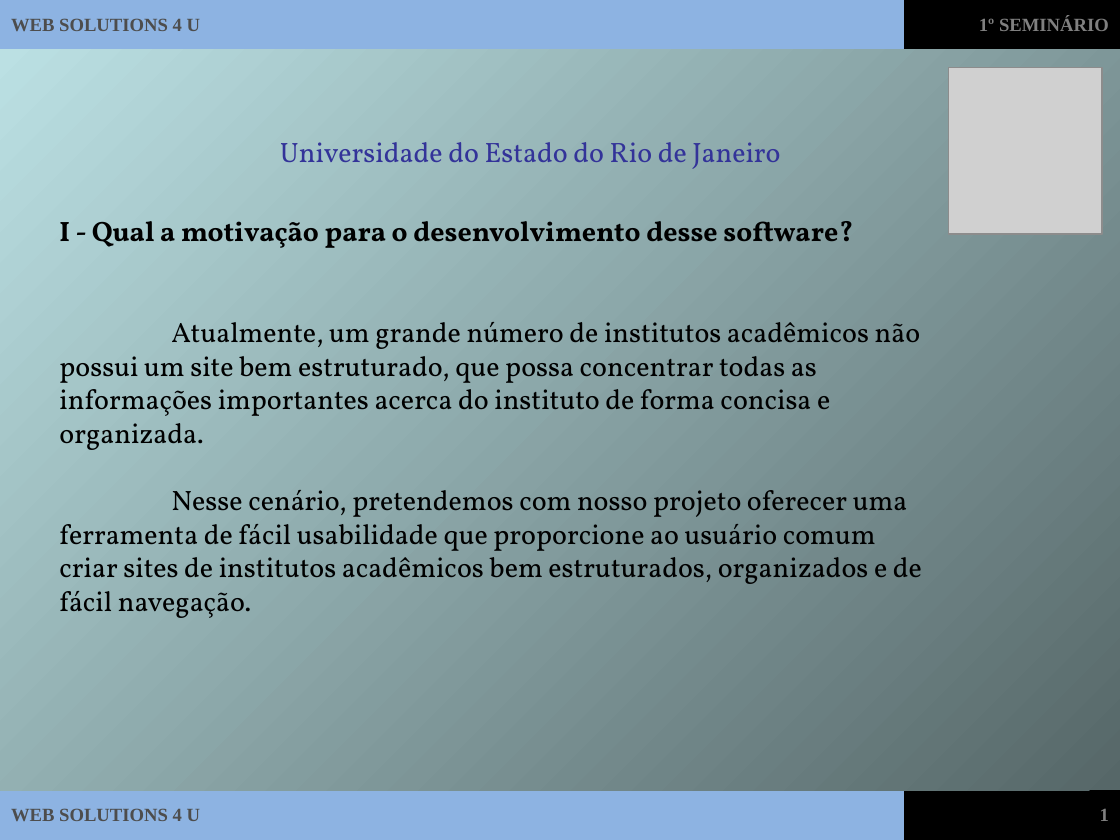
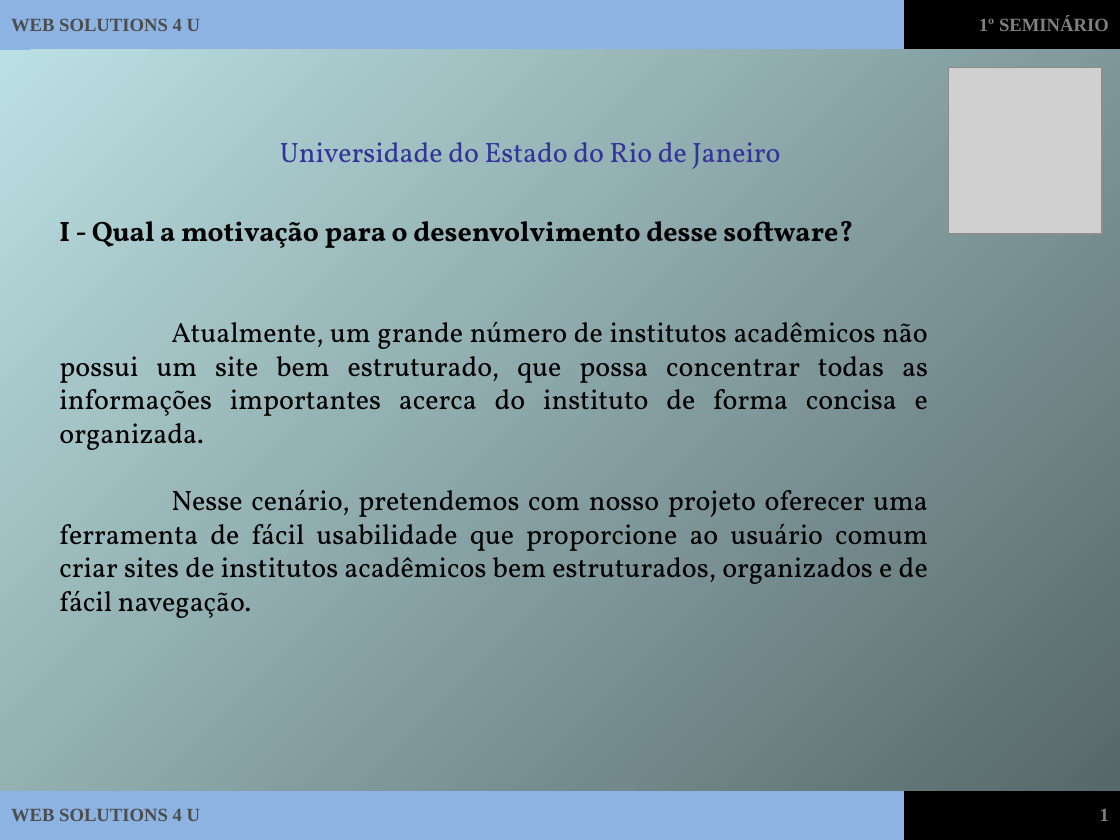
Before and after one commit to ms-uerj/cloudcw, a slide deck: slide 3 of Documentos/SlidesES.ppt. Drawn at 1120x840 pixels with LibreOffice and Linux fonts; fonts in the diff are those of the drawing; grey boxes stand for pictures. Boxes give left, top, right and bottom in pixels: in the first picture for what was removed or moved away, otherwise in the second. Text is boxed around its words. In the diff, an @@ line names an element or a change of style, - is before the commit and + after.

```diff
--- a/Documentos/SlidesES.ppt
+++ b/Documentos/SlidesES.ppt
@@ rectangle at box(0, 49, 1120, 790): fill gradient #566768 to #BBE0E3 to gradient #BBE0E3 to #576869 @@
@@ text at box(59, 322, 928, 618): alignment left to justified @@
```
Also in this commit, not shown: 10 other slides changed.
